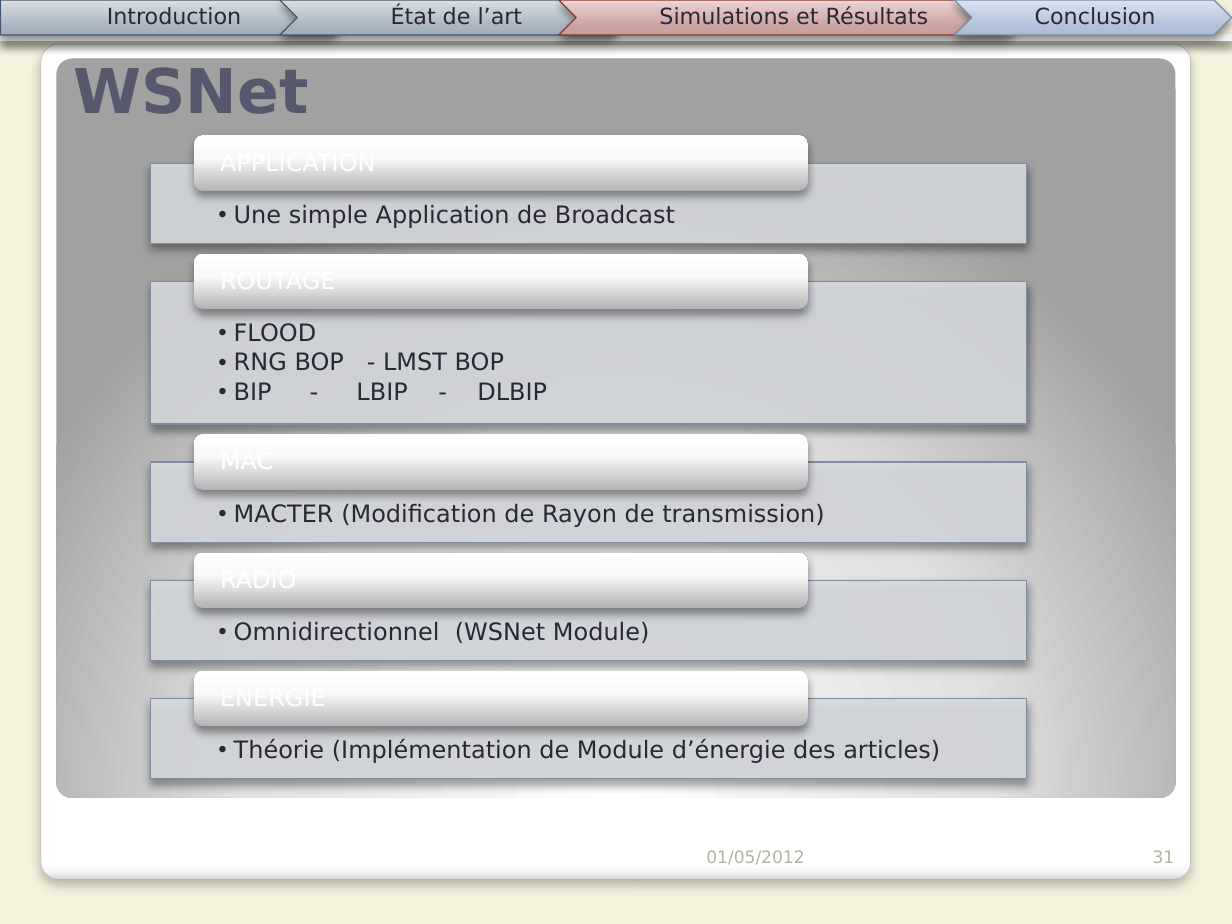
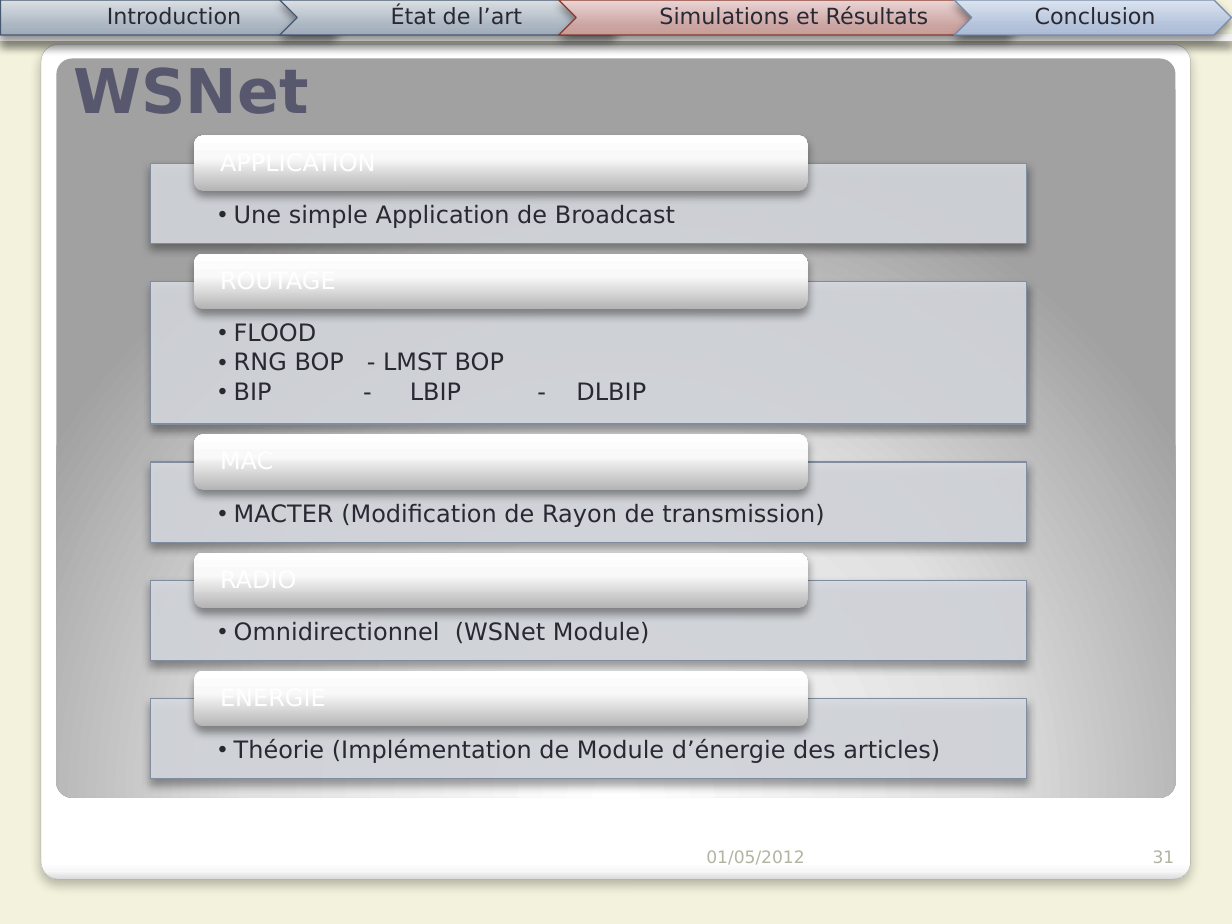
Before and after one commit to Patre/Energy-saving-in-sensors--networks, a slide deck: slide 31 of Redaction/Presentation/pres.pptx. Drawn at 1232x924 pixels with LibreOffice and Linux fonts; fonts in the diff are those of the drawing. Boxes give left, top, right and bottom in pixels: in the first picture for what was removed or moved away, otherwise in the second. Text is boxed around its words. In the diff, an @@ line names an element or a change of style, - is before the commit and + after.

```diff
--- a/Redaction/Presentation/pres.pptx
+++ b/Redaction/Presentation/pres.pptx
@@ text "FLOOD" rewrapped from box(234, 323, 547, 400) to box(234, 323, 646, 400) @@
```
Also in this commit, not shown: 23 other slides changed, 1 slide added.
